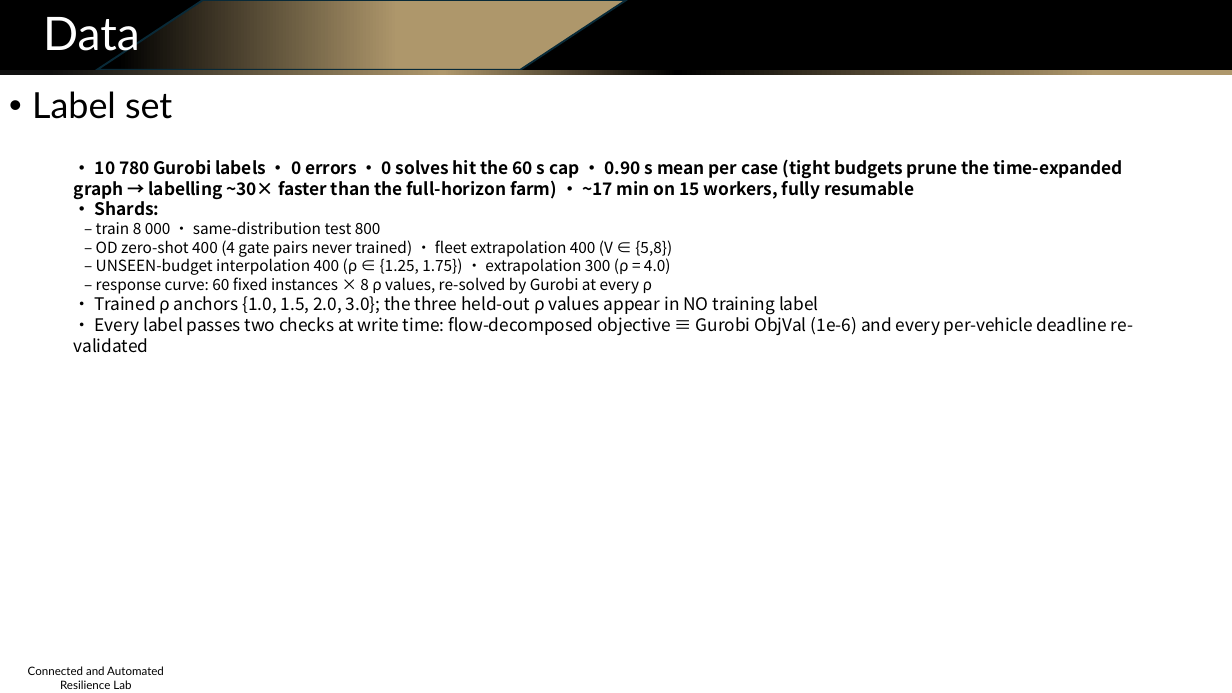
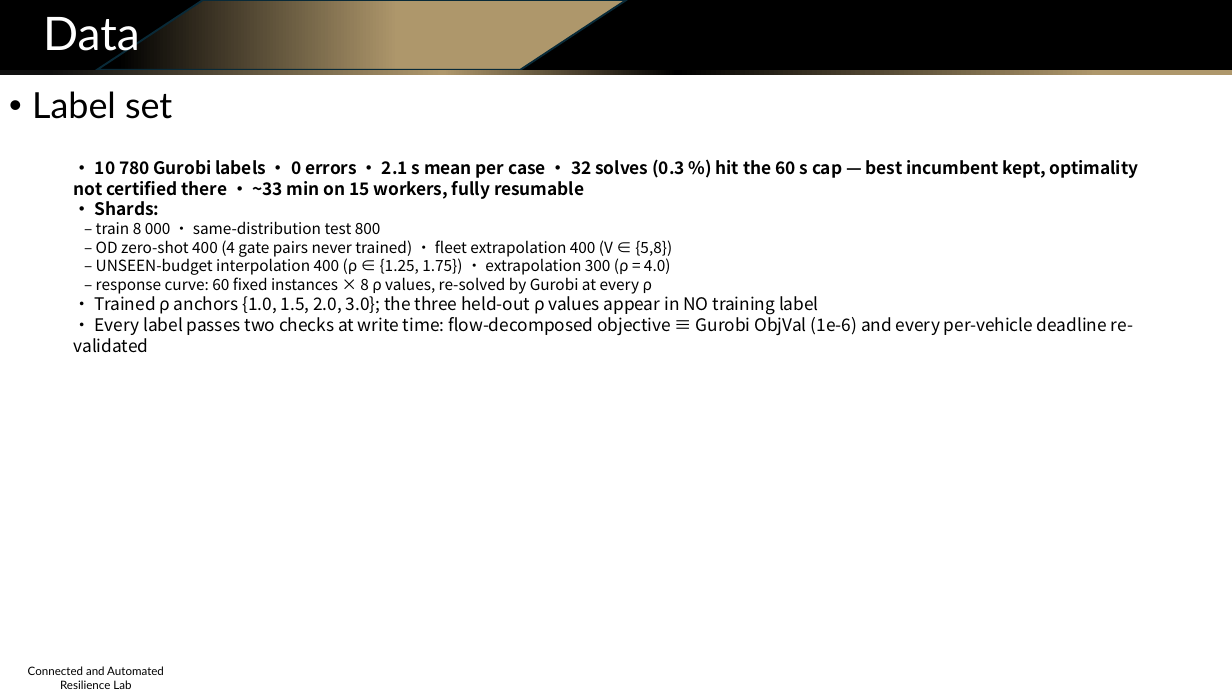
Before and after one commit to Dylan-Wyl10/RoboSense, a slide deck: slide 20 of experiments/20260804-budget-conditioning/ppt/sensing_routing_method_and_results.pptx. Drawn at 1232x693 pixels with LibreOffice and Linux fonts; fonts in the diff are those of the drawing; background and template pictures are left out. Boxes give left, top, right and bottom in pixels: in the first picture for what was removed or moved away, otherwise in the second. Text is boxed around its words. In the diff, an @@ line names an element or a change of style, - is before the commit and + after.

```diff
--- a/experiments/20260804-budget-conditioning/ppt/sensing_routing_method_and_results.pptx
+++ b/experiments/20260804-budget-conditioning/ppt/sensing_routing_method_and_results.pptx
@@ text at <box>74,159,1139,199</box>: text changed @@
-• 10 780 Gurobi labels · 0 errors · 0 solves hit the 60 s cap · 0.90 s mean per case (tight budgets prune the time-expanded graph → labelling ~30× faster than the full-horizon farm) · ~17 min on 15 workers, fully resumable
+• 10 780 Gurobi labels · 0 errors · 2.1 s mean per case · 32 solves (0.3 %) hit the 60 s cap — best incumbent kept, optimality not certified there · ~33 min on 15 workers, fully resumable
```
Also in this commit, not shown: 12 other slides changed, 26 other files.
